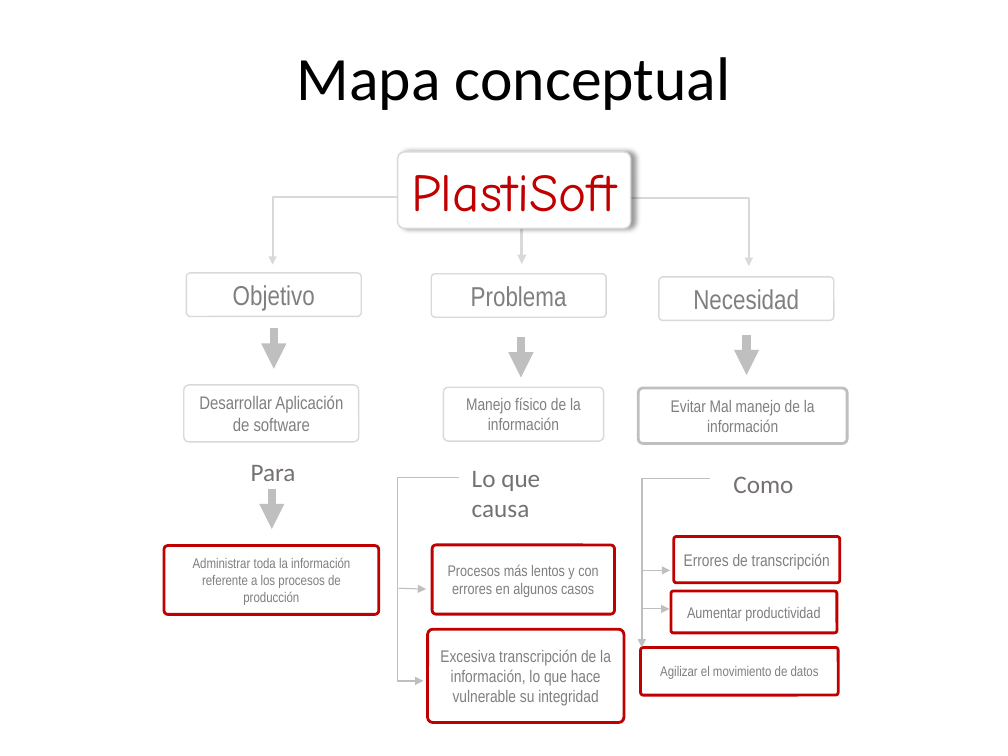
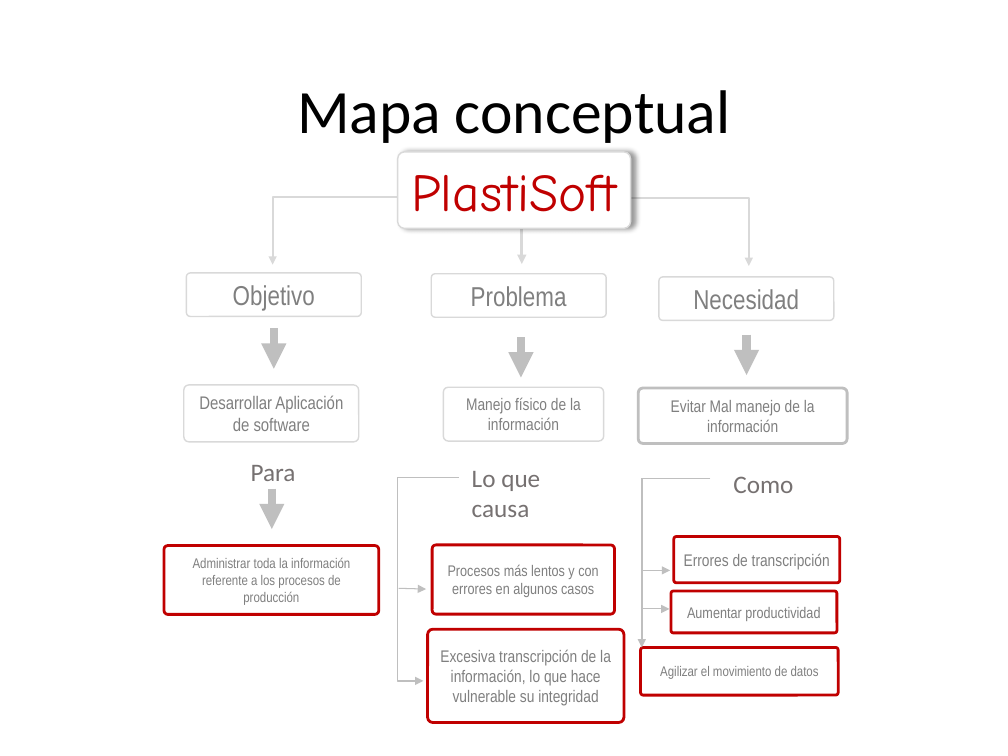
Before and after one commit to jpablo1012/actividas, a slide deck: slide 2 of Documentos/presentacion_institucional_20141.pptx. Drawn at 1008x756 pixels with LibreOffice and Linux fonts; fonts in the diff are those of the drawing; background and template pictures are left out. Boxes give left, top, right and bottom in pixels: in the first picture for what was removed or moved away, otherwise in the second. Text is boxed around its words. In the diff, an @@ line names an element or a change of style, - is before the commit and + after.

```diff
--- a/Documentos/presentacion_institucional_20141.pptx
+++ b/Documentos/presentacion_institucional_20141.pptx
@@ title "Mapa conceptual": place and size @@
-title "Mapa conceptual" at bbox=[297, 57, 731, 110]
+title "Mapa conceptual" at bbox=[297, 90, 731, 143]
```
Also in this commit, not shown: 3 other slides changed, 5 other files.
